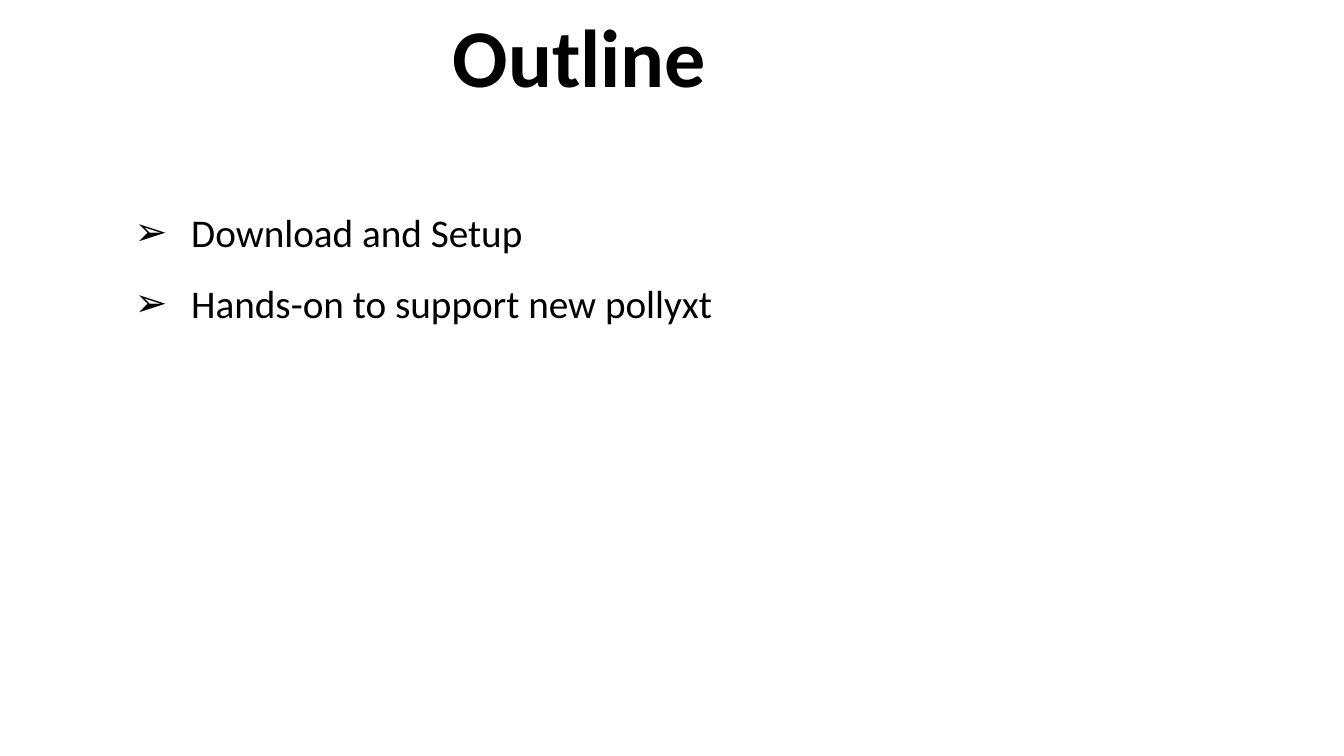
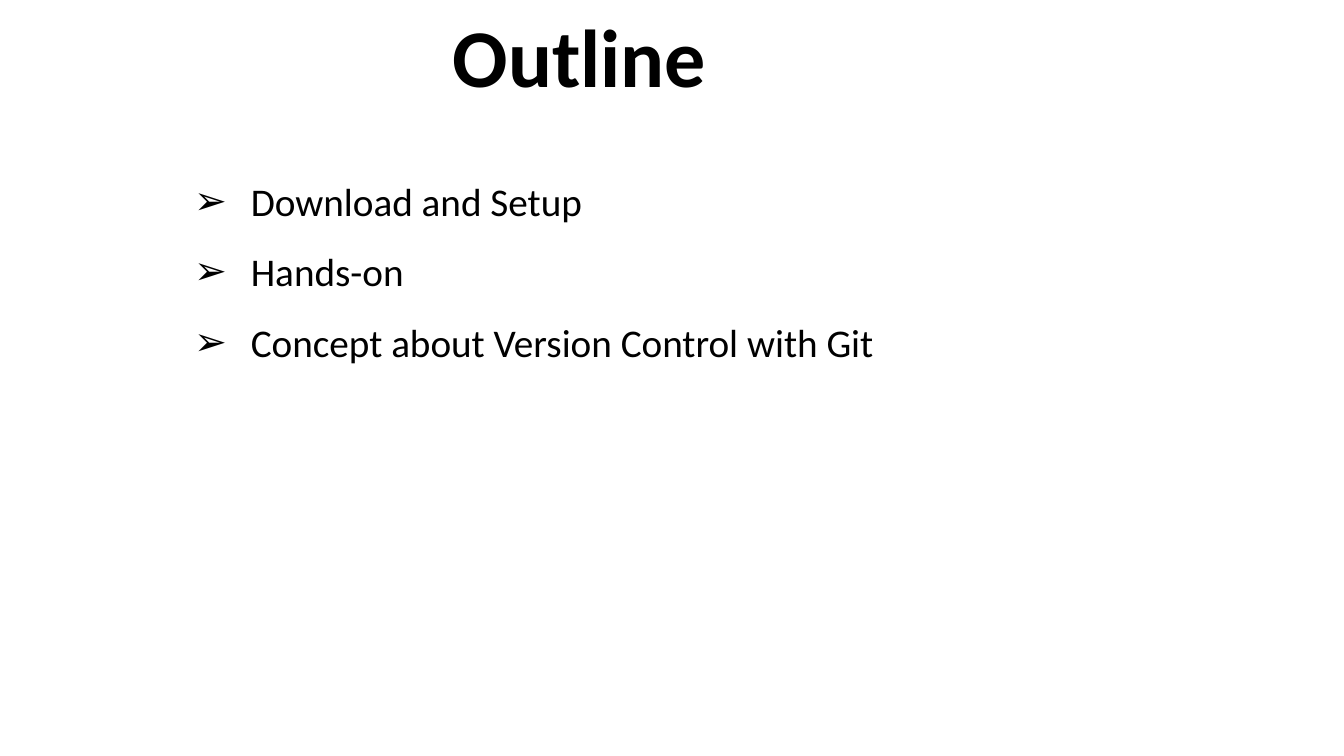
Before and after one commit to PollyNET/Pollynet_Processing_Chain, a slide deck: slide 3 of doc/Pollynet_Processing_Chain.pptx (slide 2 before the commit). Drawn at 1344x756 pixels with LibreOffice and Linux fonts; fonts in the diff are those of the drawing; background and template pictures are left out. Boxes give left, top, right and bottom in pixels: in the first picture for what was removed or moved away, otherwise in the second. Text is boxed around its words. In the diff, an @@ line names an element or a change of style, - is before the commit and + after.

```diff
--- a/doc/Pollynet_Processing_Chain.pptx
+++ b/doc/Pollynet_Processing_Chain.pptx
@@ text "Download and Setup": place and size @@
-text "Download and Setup" at [191, 219, 712, 325]
+text "Download and Setup" at [251, 188, 874, 364]
@@ text at [251, 258, 874, 364]: text changed @@
-➢ Hands-on to support new pollyxt
+➢ Hands-on
+➢ Concept about Version Control with Git
```
Also in this commit, not shown: 2 other slides changed, 1 other file.
